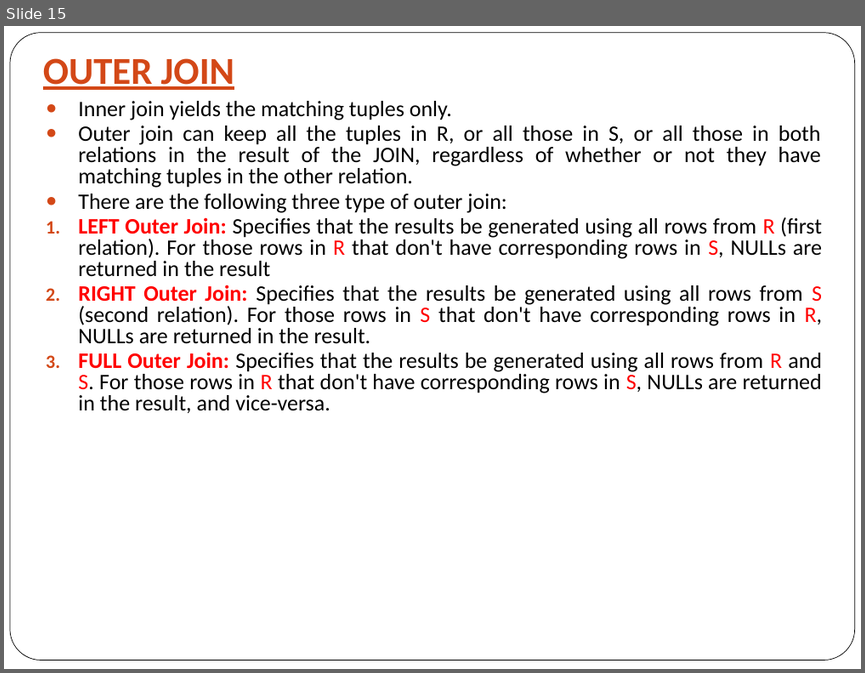
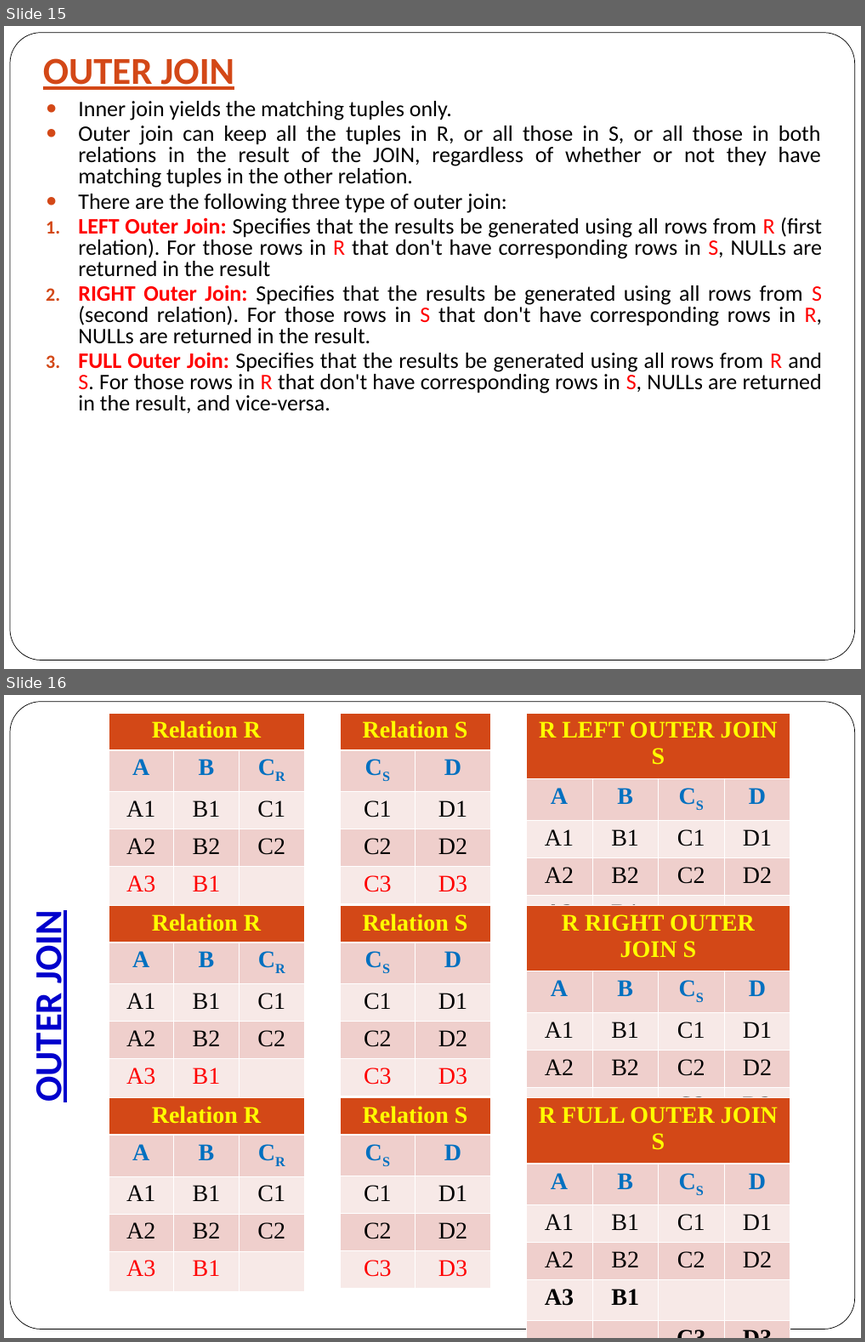
Before and after one commit to Muhammad-ABDUL-Kareem-381/DateBase_System, a slide deck: Notes/Unit#5 Relational Algebra - F24.ppt. Shown one above the other, each under a label of ours: slide 15 before the commit, slides 15 and 16 after it. The pictures are 865x673 and 865x1342 pixels, drawn with LibreOffice and Linux fonts; fonts in the diff are those of the drawing. Boxes give left, top, right and bottom in pixels: in the first picture for what was removed or moved away, otherwise in the second. Text is boxed around its words. In the diff, an @@ line names an element or a change of style, - is before the commit and + after.

```diff
--- a/Notes/Unit#5 Relational Algebra - F24.ppt
+++ b/Notes/Unit#5 Relational Algebra - F24.ppt
@@ slide 16 added at box(4, 695, 861, 1338), background #FFFFFF; not listed: 1 template element that a slide beside it also shows @@
@@ table added at box(109, 713, 304, 899), 5 rows, 3 columns @@
+Relation R |  | 
+A | B | CR
+A1 | B1 | C1
+A2 | B2 | C2
+A3 | B1 | 
@@ table added at box(340, 713, 491, 899), 5 rows, 2 columns @@
+Relation S | 
+CS | D
+C1 | D1
+C2 | D2
+C3 | D3
@@ table added at box(526, 713, 789, 928), 5 rows, 4 columns @@
+R LEFT OUTER JOIN S |  |  | 
+A | B | CS | D
+A1 | B1 | C1 | D1
+A2 | B2 | C2 | D2
+A3 | B1 |  | 
@@ title added at box(25, 917, 72, 1099), 32 pt, text #0000CC, bold, underline @@
+OUTER JOIN
@@ table added at box(109, 905, 304, 1091), 5 rows, 3 columns @@
+Relation R |  | 
+A | B | CR
+A1 | B1 | C1
+A2 | B2 | C2
+A3 | B1 | 
@@ table added at box(340, 905, 491, 1091), 5 rows, 2 columns @@
+Relation S | 
+CS | D
+C1 | D1
+C2 | D2
+C3 | D3
@@ table added at box(526, 905, 789, 1120), 5 rows, 4 columns @@
+R RIGHT OUTER JOIN S |  |  | 
+A | B | CS | D
+A1 | B1 | C1 | D1
+A2 | B2 | C2 | D2
+ |  | C3 | D3
@@ table added at box(109, 1098, 304, 1283), 5 rows, 3 columns @@
+Relation R |  | 
+A | B | CR
+A1 | B1 | C1
+A2 | B2 | C2
+A3 | B1 | 
@@ table added at box(340, 1097, 491, 1282), 5 rows, 2 columns @@
+Relation S | 
+CS | D
+C1 | D1
+C2 | D2
+C3 | D3
@@ table added at box(526, 1098, 789, 1321), 6 rows, 4 columns @@
+R FULL OUTER JOIN S |  |  | 
+A | B | CS | D
+A1 | B1 | C1 | D1
+A2 | B2 | C2 | D2
+A3 | B1 |  | 
+ |  | C3 | D3
```
Also in this commit, not shown: 5 slides changed, 4 other files.
